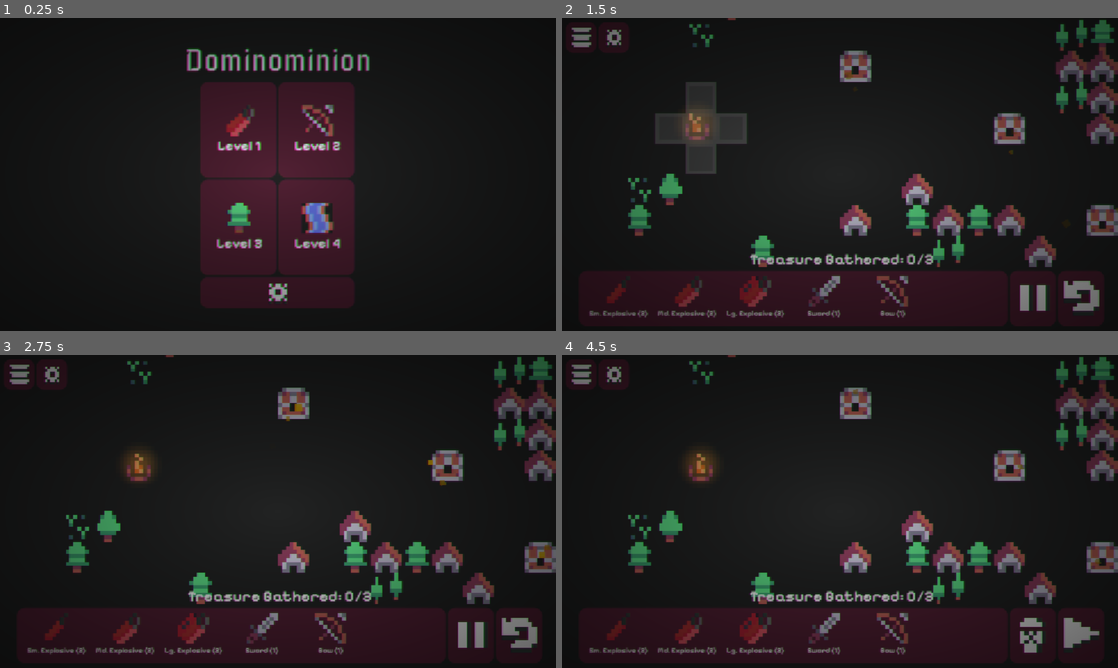
Above: before the commit, frames 1-4 (two rows, left to right).
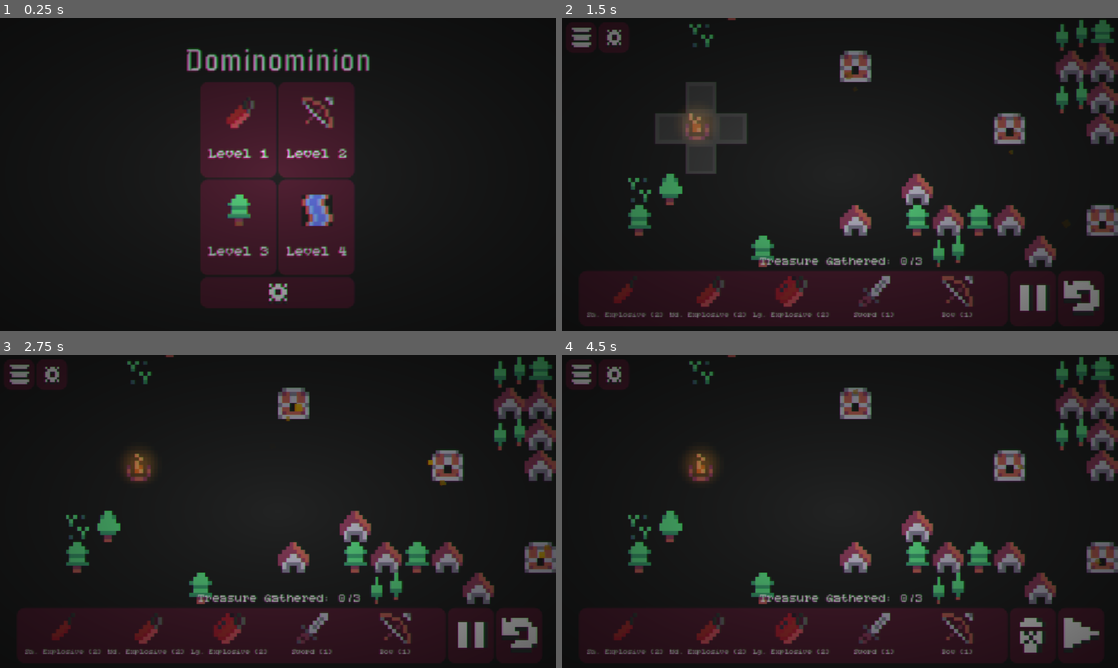
Above: after the commit, the same moments.

Repository: AuroraEchoes/Dominominion
Game: Godot game, scene res://scenes/ui/MainMenu.tscn
The game is run twice, just before and just after one commit, with the same random seed, the same clock (stepped at 60 frames per second) and the same inputs.
Inputs (mouse positions are in pixels of both pictures, inside the frame that each line leads up to):
- Up to frame 1 (0.25 s): no input
- Up to frame 2 (1.5 s): click (801, 130) at 0.5 s; click (1079, 299) at 1.25 s
- Up to frame 3 (2.75 s): move the mouse to (400, 495) at 2.02 s; click (400, 495) at 2.17 s
- Up to frame 4 (4.5 s): drag from (728, 527) to (812, 574) at 2.77 s; click (578, 373) at 3.5 s; click (801, 467) at 4.25 s

The runs differ from the first frame. In frame 1, 3.3% of the frame differs, in the area x 37-63%, y 24-77%; in frame 2, 3.4%, in the area x 4-75%, y 75-96%; in frame 3, 3.4%; in frame 4, 3.4%.

Commit message:
fix font and size

Diff:
--- a/resources/Theme.tres
+++ b/resources/Theme.tres
@@ -1,7 +1,7 @@
 [gd_resource type="Theme" format=3 uid="uid://c4nhh3lk4ipni"]
 
-[ext_resource type="FontFile" uid="uid://c8e3ixn3hpywg" path="res://assets/fonts/PixelifySans-Bold.ttf" id="1_cjwly"]
-[ext_resource type="FontFile" uid="uid://e0hwiilxyquq" path="res://assets/Iceberg-Regular.ttf" id="1_jaexg"]
+[ext_resource type="FontFile" uid="uid://cd4mgmxdwynjq" path="res://assets/fonts/royalty-mono-14px-square.ttf" id="1_f1p5x"]
+[ext_resource type="FontFile" uid="uid://e0hwiilxyquq" path="res://assets/fonts/Iceberg-Regular.ttf" id="2_cjwly"]
 [ext_resource type="Texture2D" uid="uid://cra7ops2waw8b" path="res://assets/sprites/icons/knob.png" id="2_f1p5x"]
 [ext_resource type="FontFile" uid="uid://c5peefpoalxn1" path="res://assets/fonts/PixelifySans-Medium.ttf" id="3_cjwly"]
 
@@ -65,7 +65,7 @@
 Button/styles/hover = SubResource("StyleBoxFlat_45i86")
 Button/styles/normal = SubResource("StyleBoxFlat_kyk2p")
 Button/styles/pressed = SubResource("StyleBoxFlat_f1p5x")
-Control/fonts/font = ExtResource("1_cjwly")
+Control/fonts/font = ExtResource("1_f1p5x")
 HSlider/icons/grabber = ExtResource("2_f1p5x")
 HSlider/icons/grabber_disabled = ExtResource("2_f1p5x")
 HSlider/icons/grabber_highlight = ExtResource("2_f1p5x")
@@ -73,8 +73,9 @@
 HSlider/styles/grabber_area_highlight = SubResource("StyleBoxFlat_khfr8")
 HSlider/styles/slider = SubResource("StyleBoxFlat_ig1n5")
 HeaderLarge/font_sizes/font_size = 28
-HeaderLarge/fonts/font = ExtResource("1_jaexg")
-HeaderSmall/font_sizes/font_size = 28
-Label/fonts/Text = null
+HeaderLarge/fonts/font = ExtResource("2_cjwly")
+HeaderMedium/font_sizes/font_size = 42
+HeaderSmall/font_sizes/font_size = 36
+Label/font_sizes/font_size = 24
 PanelContainer/styles/panel = SubResource("StyleBoxFlat_cjwly")
 RichTextLabel/fonts/normal_font = ExtResource("3_cjwly")
--- a/scenes/Game.tscn
+++ b/scenes/Game.tscn
@@ -145,7 +145,6 @@
 layout_mode = 2
 theme = ExtResource("5_mcffj")
 theme_type_variation = &"HeaderSmall"
-theme_override_font_sizes/font_size = 32
 text = "Treasure Gathered: (n/n)"
 horizontal_alignment = 1
 script = ExtResource("6_2rd6h")
--- a/scenes/ui/InventoryItem.tscn
+++ b/scenes/ui/InventoryItem.tscn
@@ -5,8 +5,8 @@
 [ext_resource type="Texture2D" uid="uid://12h4qgnbf7an" path="res://assets/sprites/explosive_OLD.png" id="2_un6ge"]
 
 [node name="InventoryItem" type="VBoxContainer" unique_id=1224420695 node_paths=PackedStringArray("item_name_label", "item_texture_rect")]
-custom_minimum_size = Vector2(138, 0)
-custom_maximum_size = Vector2(138, -1)
+custom_minimum_size = Vector2(168, 0)
+custom_maximum_size = Vector2(168, -1)
 script = ExtResource("1_rqsw5")
 item_name_label = NodePath("Label")
 item_texture_rect = NodePath("TextureRect")
@@ -21,7 +21,7 @@
 
 [node name="Label" type="Label" parent="." unique_id=1753253591]
 layout_mode = 2
-theme_override_font_sizes/font_size = 15
-text = "Small Explosive (2)"
+theme_override_font_sizes/font_size = 22
+text = "Sm.  Explosive (2)"
 horizontal_alignment = 1
 autowrap_mode = 2
--- a/scenes/ui/LoadLevelButton.tscn
+++ b/scenes/ui/LoadLevelButton.tscn
@@ -35,6 +35,7 @@
 
 [node name="VBoxContainer" type="VBoxContainer" parent="MarginContainer" unique_id=1263803628]
 layout_mode = 2
+theme_override_constants/separation = 32
 
 [node name="TextureRect" type="TextureRect" parent="MarginContainer/VBoxContainer" unique_id=1339419160]
 texture_filter = 1
@@ -47,5 +48,6 @@
 layout_mode = 2
 size_flags_vertical = 8
 theme_type_variation = &"HeaderSmall"
+theme_override_font_sizes/font_size = 42
 text = "Level 1"
 horizontal_alignment = 1
Renamed: assets/Iceberg-Regular.ttf -> assets/fonts/Iceberg-Regular.ttf
Not shown, changed: assets/fonts/Iceberg-Regular.ttf.import
Binary file added: assets/fonts/royalty-mono-14px-square.ttf
Not shown, added: assets/fonts/royalty-mono-14px-square.ttf.import
